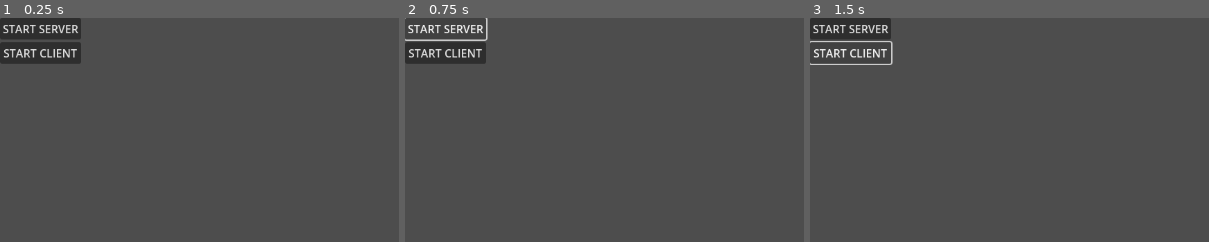
Above: before the commit, frames 1-3 (left to right).
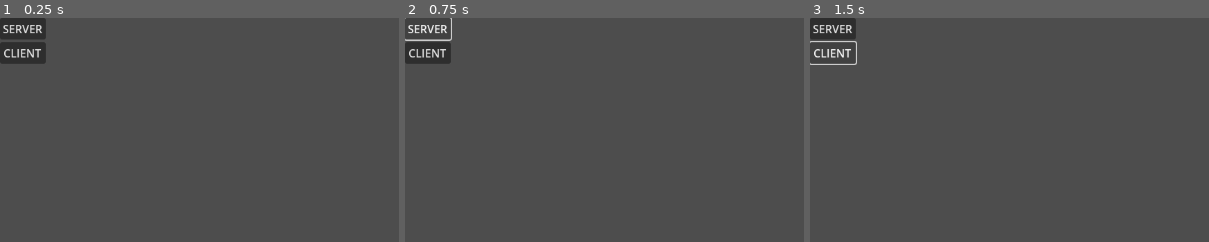
Above: after the commit, the same moments.

Repository: MacIcyEngine/GodotMultiplayer
Game: Godot game, scene res://low_level_example/scenes/low_level_example.tscn
Two runs of this game, one before a commit and one after it. Both use one fixed random seed, a clock stepped at 60 frames per second and the inputs below. The engine's default icon, where the game draws it, is replaced by a stand-in: a white triangle on a blue panel in a dark square.
Inputs:
- Up to frame 1 (0.25 s): no input
- Up to frame 2 (0.75 s): click "START SERVER" (after the commit: "SERVER") at 0.5 s
- Up to frame 3 (1.5 s): click "START CLIENT" (after the commit: "CLIENT") at 1.25 s
The pictures show only the part of the screen within x 0-50%, y 0-50%; the shares and areas given below are measured in that part.

The runs differ from the first frame. In frame 1, 2.0% of the frame differs, in the area x 1-21%, y 0-21%; in frame 2, 1.6%; in frame 3, 1.5%.

Commit message:
Full video setup

Diff:
--- a/high_level_example/scenes/high_level_example.tscn
+++ b/high_level_example/scenes/high_level_example.tscn
@@ -6,14 +6,10 @@
 
 [node name="HighLevelExample" type="Node2D"]
 
+[node name="HighLevelUI" parent="." instance=ExtResource("2_evg4q")]
+
 [node name="MultiplayerSpawner" type="MultiplayerSpawner" parent="."]
 _spawnable_scenes = PackedStringArray("uid://dqp3koxevnhjm")
 spawn_path = NodePath("..")
 script = ExtResource("1_xa5q7")
 network_player = ExtResource("2_cqmdx")
-
-[node name="CanvasLayer" type="CanvasLayer" parent="."]
-
-[node name="HighLevelUI" parent="CanvasLayer" instance=ExtResource("2_evg4q")]
-
-[connection signal="spawned" from="MultiplayerSpawner" to="MultiplayerSpawner" method="_on_spawned"]
--- a/high_level_example/scenes/high_level_network_player.tscn
+++ b/high_level_example/scenes/high_level_network_player.tscn
@@ -14,7 +14,7 @@
 [node name="HighLevelNetworkPlayer" type="CharacterBody2D"]
 script = ExtResource("1_0yi72")
 
-[node name="Sprite2D" type="Sprite2D" parent="."]
+[node name="Icon" type="Sprite2D" parent="."]
 texture = ExtResource("2_7xfmq")
 
 [node name="CollisionShape2D" type="CollisionShape2D" parent="."]
--- a/high_level_example/scenes/high_level_ui.tscn
+++ b/high_level_example/scenes/high_level_ui.tscn
@@ -18,11 +18,11 @@
 
 [node name="Server" type="Button" parent="VBoxContainer"]
 layout_mode = 2
-text = "START SERVER"
+text = "SERVER"
 
 [node name="Client" type="Button" parent="VBoxContainer"]
 layout_mode = 2
-text = "START CLIENT"
+text = "CLIENT"
 
 [connection signal="pressed" from="VBoxContainer/Server" to="." method="_on_server_pressed"]
 [connection signal="pressed" from="VBoxContainer/Client" to="." method="_on_client_pressed"]
--- a/high_level_example/scripts/high_level_player_spawner.gd
+++ b/high_level_example/scripts/high_level_player_spawner.gd
@@ -1,8 +1,6 @@
 extends MultiplayerSpawner
 
 @export var network_player: PackedScene
-
-var players: Array[CharacterBody2D]
 
 func _ready() -> void:
 	multiplayer.peer_connected.connect(spawn_player)
@@ -12,15 +10,8 @@
 	if !multiplayer.is_server(): return
 
 	var player: Node = network_player.instantiate()
+
+	# Node name is synchronized through MultiplayerSpawner, we can use this to set authority to the player.
 	player.name = str(id)
+
 	get_node(spawn_path).call_deferred("add_child", player)
-
-
-func _on_spawned(node: Node) -> void:
-	if node is CharacterBody2D:
-		players.append(node)
-
-		# Replace with spawn point system if you want players to collide with each other.
-		for other_player in players:
-			node.add_collision_exception_with(other_player)
-			node.global_position = get_viewport().size / 2
--- a/low_level_example/scenes/low_level_example.tscn
+++ b/low_level_example/scenes/low_level_example.tscn
@@ -1,14 +1,10 @@
-[gd_scene load_steps=4 format=3 uid="uid://buffeanqnomod"]
+[gd_scene load_steps=3 format=3 uid="uid://buffeanqnomod"]
 
-[ext_resource type="Script" uid="uid://dy1tioaw07c5u" path="res://low_level_example/scripts/low_level_network_handler.gd" id="1_2qvmy"]
 [ext_resource type="PackedScene" uid="uid://b4egfrm48x05b" path="res://low_level_example/scenes/low_level_player_spawner.tscn" id="2_8xrpe"]
 [ext_resource type="PackedScene" uid="uid://dvdu6bsy03jdg" path="res://low_level_example/scenes/low_level_ui.tscn" id="3_swl3y"]
 
 [node name="LowLevelExample" type="Node2D"]
-script = ExtResource("1_2qvmy")
+
+[node name="LowLevelUI" parent="." instance=ExtResource("3_swl3y")]
 
 [node name="LowLevelPlayerSpawner" parent="." instance=ExtResource("2_8xrpe")]
-
-[node name="CanvasLayer" type="CanvasLayer" parent="."]
-
-[node name="LowLevelUI" parent="CanvasLayer" instance=ExtResource("3_swl3y")]
--- a/low_level_example/scenes/low_level_network_player.tscn
+++ b/low_level_example/scenes/low_level_network_player.tscn
@@ -10,7 +10,7 @@
 motion_mode = 1
 script = ExtResource("1_gwymf")
 
-[node name="Sprite2D" type="Sprite2D" parent="."]
+[node name="Icon" type="Sprite2D" parent="."]
 texture = ExtResource("2_7kts0")
 
 [node name="CollisionShape2D" type="CollisionShape2D" parent="."]
--- a/low_level_example/scenes/low_level_player_spawner.tscn
+++ b/low_level_example/scenes/low_level_player_spawner.tscn
@@ -2,5 +2,5 @@
 
 [ext_resource type="Script" uid="uid://dhhaiv222hdio" path="res://low_level_example/scripts/low_level_player_spawner.gd" id="1_ourrh"]
 
-[node name="LowLevelPlayerSpawner" type="Node2D"]
+[node name="LowLevelPlayerSpawner" type="Node"]
 script = ExtResource("1_ourrh")
--- a/low_level_example/scenes/low_level_ui.tscn
+++ b/low_level_example/scenes/low_level_ui.tscn
@@ -18,11 +18,11 @@
 
 [node name="Server" type="Button" parent="VBoxContainer"]
 layout_mode = 2
-text = "START SERVER"
+text = "SERVER"
 
 [node name="Client" type="Button" parent="VBoxContainer"]
 layout_mode = 2
-text = "START CLIENT"
+text = "CLIENT"
 
 [connection signal="pressed" from="VBoxContainer/Server" to="." method="_on_server_pressed"]
 [connection signal="pressed" from="VBoxContainer/Client" to="." method="_on_client_pressed"]
--- a/low_level_example/scripts/client_network_globals.gd
+++ b/low_level_example/scripts/client_network_globals.gd
@@ -19,6 +19,7 @@
 
 		PacketInfo.PACKET_TYPE.PLAYER_POSITION:
 			handle_player_position.emit(PlayerPosition.create_from_data(data))
+
 		_:
 			push_error("Packet type with index ", data[0], " unhandled!")
 
--- a/low_level_example/scripts/low_level_client_ui.gd
+++ b/low_level_example/scripts/low_level_client_ui.gd
@@ -5,4 +5,4 @@
 
 
 func _on_client_pressed() -> void:
-	LowLevelNetworkHandler.connect_client()
+	LowLevelNetworkHandler.start_client()
--- a/low_level_example/scripts/low_level_network_handler.gd
+++ b/low_level_example/scripts/low_level_network_handler.gd
@@ -1,7 +1,6 @@
 extends Node
 
 # Server signals
-signal on_server_started()
 signal on_peer_connected(peer_id: int)
 signal on_peer_disconnected(peer_id: int)
 signal on_server_packet(peer_id: int, data: PackedByteArray)
@@ -11,10 +10,8 @@
 signal on_disconnected_from_server()
 signal on_client_packet(data: PackedByteArray)
 
-const MAX_CLIENTS: int = 5
-
 # Server variables
-var available_peer_ids: Array = range(255, 1, -1)
+var available_peer_ids: Array = range(255, -1, -1)
 var client_peers: Dictionary[int, ENetPacketPeer] # key: peer_id (int), value: peer (ENetPacketPeer). The peer_id should hold "id" meta data. Use get_meta("id")
 
 # Client variables
@@ -36,8 +33,6 @@
 
 	while event_type != ENetConnection.EventType.EVENT_NONE:
 		var peer: ENetPacketPeer = packet_event[1]
-		var _event_data = packet_event[2]
-		var _channel: int = packet_event[3]
 
 		match (event_type):
 			ENetConnection.EventType.EVENT_ERROR:
@@ -55,9 +50,7 @@
 					peer_disconnected(peer)
 				else:
 					disconnected_from_server()
-
-					# Return early because the connection was set to null
-					return
+					return # Return because connection was set to null
 
 			ENetConnection.EventType.EVENT_RECEIVE:
 				if is_server:
@@ -70,18 +63,16 @@
 		event_type = packet_event[0]
 
 
-#region Server functions
 func start_server(ip_address: String = "127.0.0.1", port: int = 24069) -> void:
 	connection = ENetConnection.new()
-	var error: Error = connection.create_host_bound(ip_address, port, MAX_CLIENTS)
-	if error != OK:
+	var error: Error = connection.create_host_bound(ip_address, port)
+	if error:
 		print("Server starting failed: ", error_string(error))
 		connection = null
 		return
 
 	print("Server started")
 	is_server = true
-	on_server_started.emit()
 
 
 func peer_connected(peer: ENetPacketPeer) -> void:
@@ -94,19 +85,18 @@
 
 
 func peer_disconnected(peer: ENetPacketPeer) -> void:
-	client_peers.erase(peer.get_meta("id"))
-	available_peer_ids.push_back(peer.get_meta("id")) # Pushing to back of array maybe causes issues if I make things ID dependant (not account dependant)
+	var peer_id: int = peer.get_meta("id")
+	available_peer_ids.push_back(peer_id)
+	client_peers.erase(peer_id)
 
-	print("Succesfully disconnected: ", peer.get_meta("id"), " from server!")
-	on_peer_disconnected.emit(peer.get_meta("id"))
-#endregion
+	print("Succesfully disconnected: ", peer_id, " from server!")
+	on_peer_disconnected.emit(peer_id)
 
 
-#region Client functions
-func connect_client(ip_address: String = "127.0.0.1", port: int = 24069) -> void:
+func start_client(ip_address: String = "127.0.0.1", port: int = 24069) -> void:
 	connection = ENetConnection.new()
 	var error: Error = connection.create_host(1)
-	if error != OK:
+	if error:
 		print("Client starting failed: ", error_string(error))
 		connection = null
 		return
@@ -116,19 +106,17 @@
 
 
 func disconnect_client() -> void:
-	if is_server:
-		return
+	if is_server: return
 
 	server_peer.peer_disconnect()
 
 
 func connected_to_server() -> void:
+	print("Successfully connected to server!")
 	on_connected_to_server.emit()
-	print("Successfully connected to server!")
 
 
 func disconnected_from_server() -> void:
 	print("Successfully disconnected from server!")
 	on_disconnected_from_server.emit()
 	connection = null
-#endregion
--- a/low_level_example/scripts/low_level_network_player.gd
+++ b/low_level_example/scripts/low_level_network_player.gd
@@ -1,21 +1,13 @@
-class_name LowLevelNetworkPlayer extends CharacterBody2D
+extends CharacterBody2D
 
-const NetworkedPlayerScene: PackedScene = preload("res://low_level_example/scenes/low_level_network_player.tscn")
-
-@export var speed: float = 500
+const SPEED: float = 500
 
 var is_authority: bool:
 	get: return !LowLevelNetworkHandler.is_server && owner_id == ClientNetworkGlobals.id
 
 var owner_id: int
 
-static func create(owner_id: int) -> LowLevelNetworkPlayer:
-	var network_player: LowLevelNetworkPlayer = NetworkedPlayerScene.instantiate()
-	network_player.owner_id = owner_id
-	return network_player
-
-
-func _ready() -> void:
+func _enter_tree() -> void:
 	ServerNetworkGlobals.handle_player_position.connect(server_handle_player_position)
 	ClientNetworkGlobals.handle_player_position.connect(client_handle_player_position)
 
@@ -23,7 +15,7 @@
 func _physics_process(delta: float) -> void:
 	if !is_authority: return
 
-	velocity = Input.get_vector("ui_left", "ui_right", "ui_up", "ui_down") * speed
+	velocity = Input.get_vector("ui_left", "ui_right", "ui_up", "ui_down") * SPEED
 
 	move_and_slide()
 
@@ -31,7 +23,7 @@
 
 
 func server_handle_player_position(peer_id: int, player_position: PlayerPosition) -> void:
-	if owner_id != player_position.id: return
+	if owner_id != peer_id: return
 
 	global_position = player_position.position
 
--- a/low_level_example/scripts/low_level_player_spawner.gd
+++ b/low_level_example/scripts/low_level_player_spawner.gd
@@ -1,29 +1,16 @@
-extends Node2D
+extends Node
 
-var players: Array[LowLevelNetworkPlayer]
+const LOW_LEVEL_NETWORK_PLAYER = preload("res://low_level_example/scenes/low_level_network_player.tscn")
 
-func _enter_tree() -> void:
-	LowLevelNetworkHandler.on_peer_connected.connect(on_peer_connected)
-	ClientNetworkGlobals.handle_local_id_assignment.connect(handle_id_assignment)
-	ClientNetworkGlobals.handle_remote_id_assignment.connect(handle_id_assignment)
+func _ready() -> void:
+	LowLevelNetworkHandler.on_peer_connected.connect(spawn_player)
+	ClientNetworkGlobals.handle_local_id_assignment.connect(spawn_player)
+	ClientNetworkGlobals.handle_remote_id_assignment.connect(spawn_player)
 
 
-func on_peer_connected(peer_id: int) -> void:
-	create_and_spawn_player(peer_id)
-
-
-func handle_id_assignment(id: int) -> void:
-	create_and_spawn_player(id)
-
-
-func create_and_spawn_player(id: int) -> void:
-	var player: LowLevelNetworkPlayer = LowLevelNetworkPlayer.create(id)
-
-	players.append(player)
-
-	# Replace with spawn point system if you want players to collide with each other.
-	for other_player in players:
-		player.add_collision_exception_with(other_player)
-		player.global_position = get_viewport().size / 2
+func spawn_player(id: int) -> void:
+	var player = LOW_LEVEL_NETWORK_PLAYER.instantiate()
+	player.owner_id = id
+	player.name = str(id) # Optional, but it beats the name "@CharacterBody2D@2/3/4..."
 
 	call_deferred("add_child", player)
--- a/low_level_example/scripts/packet_info/id_assignment.gd
+++ b/low_level_example/scripts/packet_info/id_assignment.gd
@@ -4,20 +4,18 @@
 var remote_ids: Array[int]
 
 static func create(id: int, remote_ids: Array[int]) -> IDAssignment:
-	var id_assignment: IDAssignment = IDAssignment.new()
-
-	id_assignment.packet_type = PACKET_TYPE.ID_ASSIGNMENT
-	id_assignment.flag = ENetPacketPeer.FLAG_RELIABLE
-	id_assignment.id = id
-	id_assignment.remote_ids = remote_ids
-
-	return id_assignment
+	var info: IDAssignment = IDAssignment.new()
+	info.packet_type = PACKET_TYPE.ID_ASSIGNMENT
+	info.flag = ENetPacketPeer.FLAG_RELIABLE
+	info.id = id
+	info.remote_ids = remote_ids
+	return info
 
 
-static func create_from_data(data: PackedByteArray) -> PacketInfo:
-	var packet_info: IDAssignment = IDAssignment.new()
-	packet_info.decode(data)
-	return packet_info
+static func create_from_data(data: PackedByteArray) -> IDAssignment:
+	var info: IDAssignment = IDAssignment.new()
+	info.decode(data)
+	return info
 
 
 func encode() -> PackedByteArray:
--- a/low_level_example/scripts/packet_info/packet_info.gd
+++ b/low_level_example/scripts/packet_info/packet_info.gd
@@ -10,12 +10,6 @@
 
 var packet_type: PACKET_TYPE
 var flag: int
-
-static func create_from_data(data: PackedByteArray) -> PacketInfo:
-	var packet_info: PacketInfo = PacketInfo.new()
-	packet_info.decode(data)
-	return packet_info
-
 
 # Override function in derived classes
 func encode() -> PackedByteArray:
--- a/low_level_example/scripts/packet_info/player_position.gd
+++ b/low_level_example/scripts/packet_info/player_position.gd
@@ -4,18 +4,18 @@
 var position: Vector2
 
 static func create(id: int, position: Vector2) -> PlayerPosition:
-	var player_position: PlayerPosition = PlayerPosition.new()
-	player_position.packet_type = PACKET_TYPE.PLAYER_POSITION
-	player_position.flag = ENetPacketPeer.FLAG_UNSEQUENCED
-	player_position.id = id
-	player_position.position = position
-	return player_position
+	var info: PlayerPosition = PlayerPosition.new()
+	info.packet_type = PACKET_TYPE.PLAYER_POSITION
+	info.flag = ENetPacketPeer.FLAG_UNSEQUENCED
+	info.id = id
+	info.position = position
+	return info
 
 
-static func create_from_data(data: PackedByteArray) -> PacketInfo:
-	var packet_info: PlayerPosition = PlayerPosition.new()
-	packet_info.decode(data)
-	return packet_info
+static func create_from_data(data: PackedByteArray) -> PlayerPosition:
+	var info: PlayerPosition = PlayerPosition.new()
+	info.decode(data)
+	return info
 
 
 func encode() -> PackedByteArray:
--- a/low_level_example/scripts/server_network_globals.gd
+++ b/low_level_example/scripts/server_network_globals.gd
@@ -2,24 +2,24 @@
 
 signal handle_player_position(peer_id: int, player_position: PlayerPosition)
 
-var remote_ids: Array[int]
+var peer_ids: Array[int]
 
 func _ready() -> void:
-	LowLevelNetworkHandler.on_server_packet.connect(on_server_packet)
 	LowLevelNetworkHandler.on_peer_connected.connect(on_peer_connected)
 	LowLevelNetworkHandler.on_peer_disconnected.connect(on_peer_disconnected)
+	LowLevelNetworkHandler.on_server_packet.connect(on_server_packet)
 
 
 func on_peer_connected(peer_id: int) -> void:
-	remote_ids.append(peer_id)
+	peer_ids.append(peer_id)
 
-	IDAssignment.create(peer_id, remote_ids).broadcast(LowLevelNetworkHandler.connection)
+	IDAssignment.create(peer_id, peer_ids).broadcast(LowLevelNetworkHandler.connection)
 
 
 func on_peer_disconnected(peer_id: int) -> void:
+	peer_ids.erase(peer_id)
+
 	# Create IDUnassignment to broadcast to all still connected peers
-
-	remote_ids.erase(peer_id)
 
 
 func on_server_packet(peer_id: int, data: PackedByteArray) -> void:
